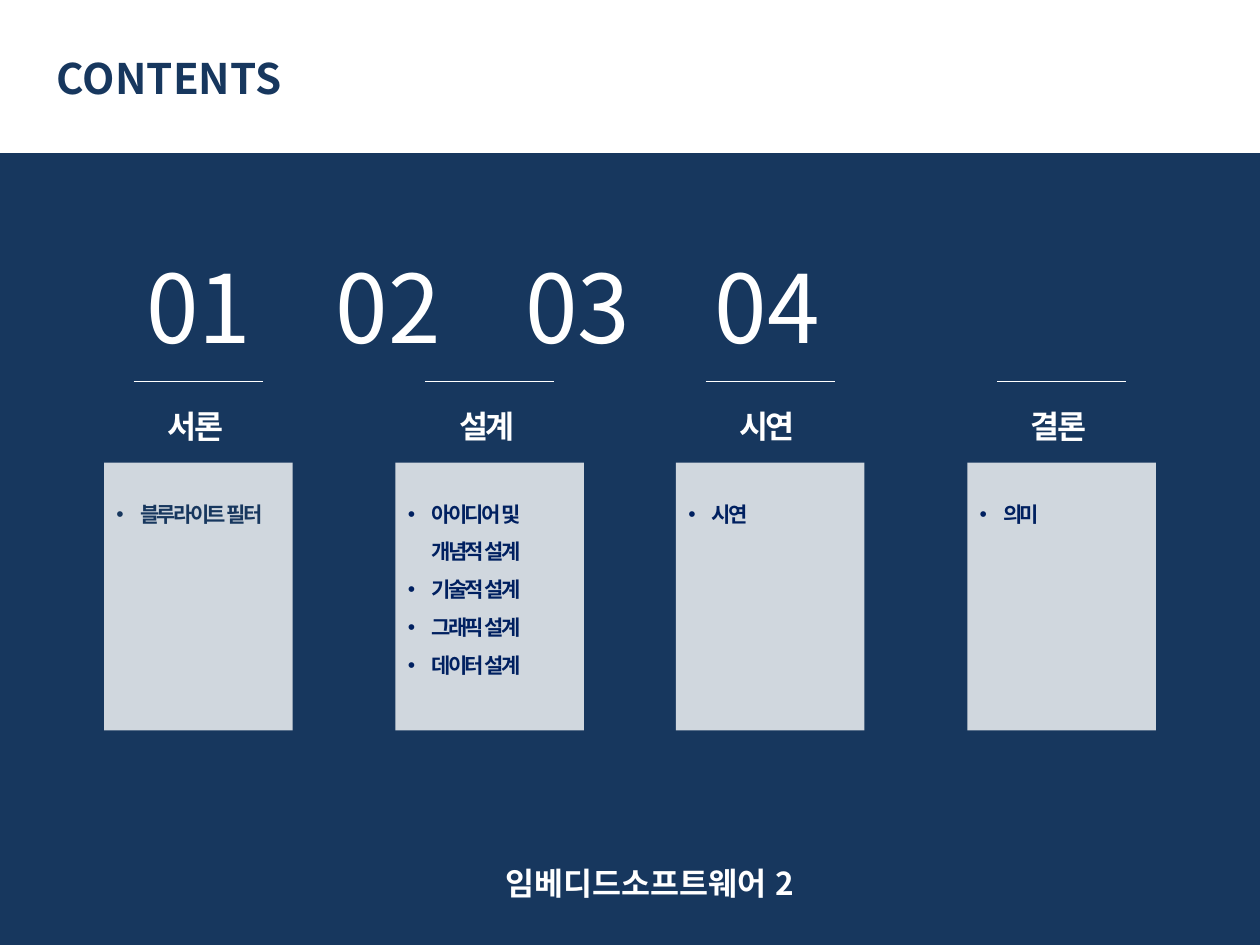
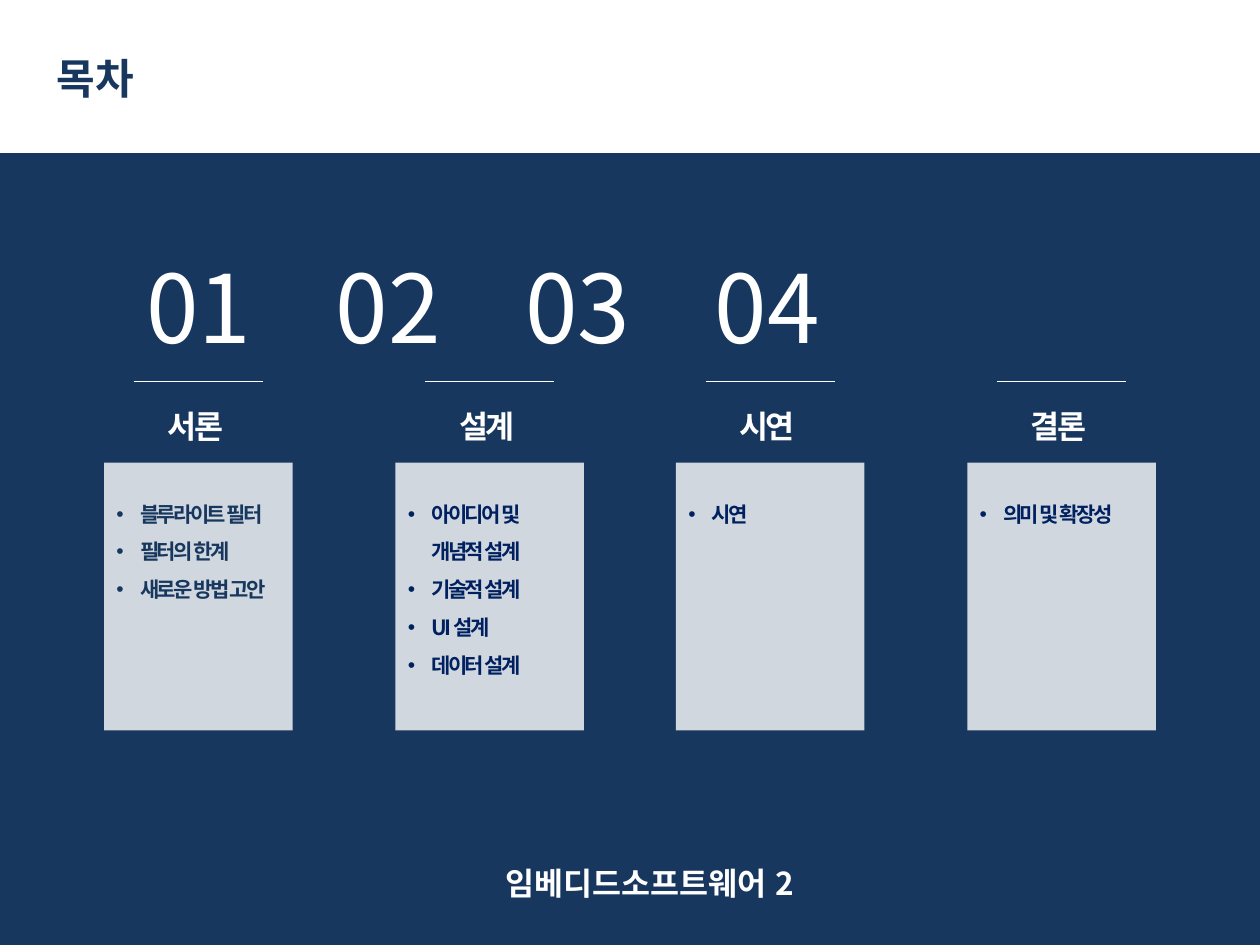
Before and after one commit to 201411108/Black-Android-app-for-eye, a slide deck: slide 2 of Document/발표PPT.pptx. Drawn at 1260x945 pixels with LibreOffice and Linux fonts; fonts in the diff are those of the drawing. Boxes give left, top, right and bottom in pixels: in the first picture for what was removed or moved away, otherwise in the second. Text is boxed around its words. In the diff, an @@ line names an element or a change of style, - is before the commit and + after.

```diff
--- a/Document/발표PPT.pptx
+++ b/Document/발표PPT.pptx
@@ text at bbox=[57, 59, 134, 98]: text changed @@
-CONTENTS
+목차
@@ text at bbox=[1003, 504, 1113, 524]: text changed @@
-• 의미
+• 의미 및 확장성
@@ text at bbox=[140, 541, 266, 599]: paragraphs added @@
+• 필터의 한계
+• 새로운 방법 고안
@@ text at bbox=[431, 617, 490, 637]: text changed @@
-• 그래픽 설계
+• UI 설계
```
Also in this commit, not shown: 12 other slides changed, 11 slides removed.
